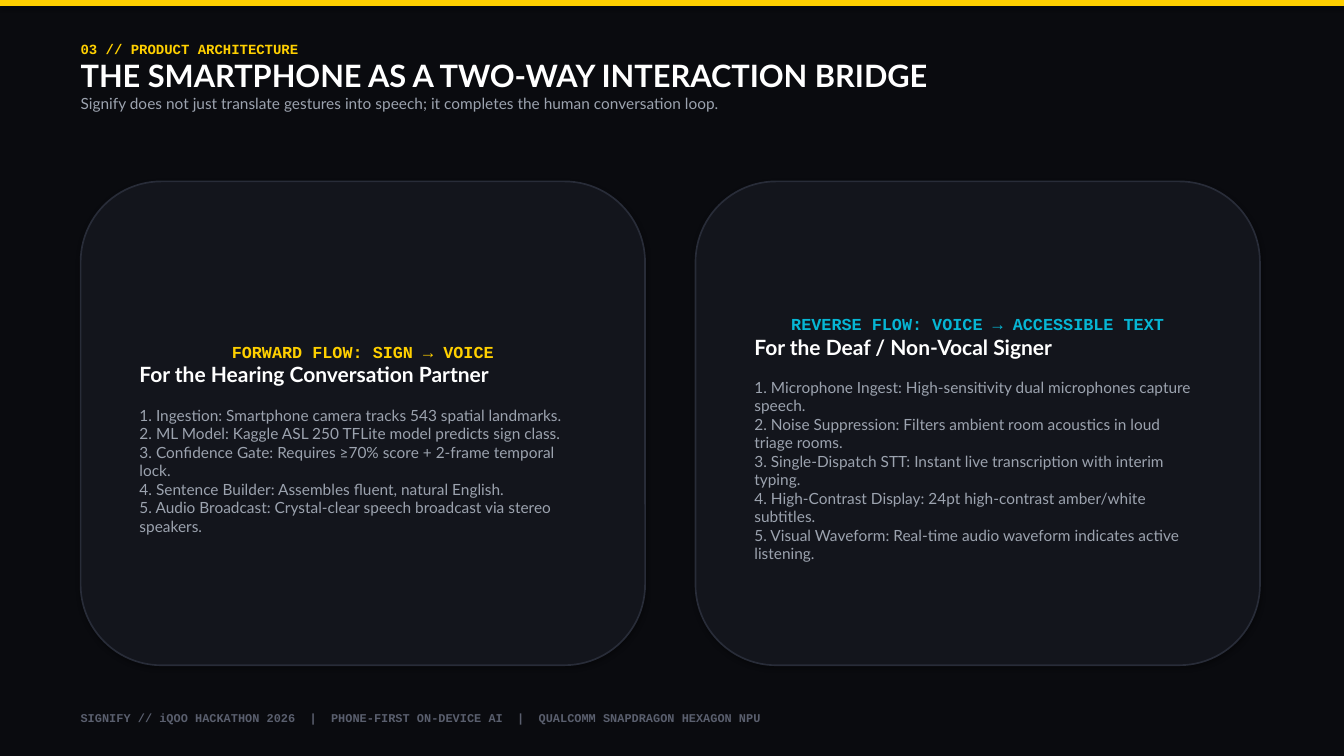
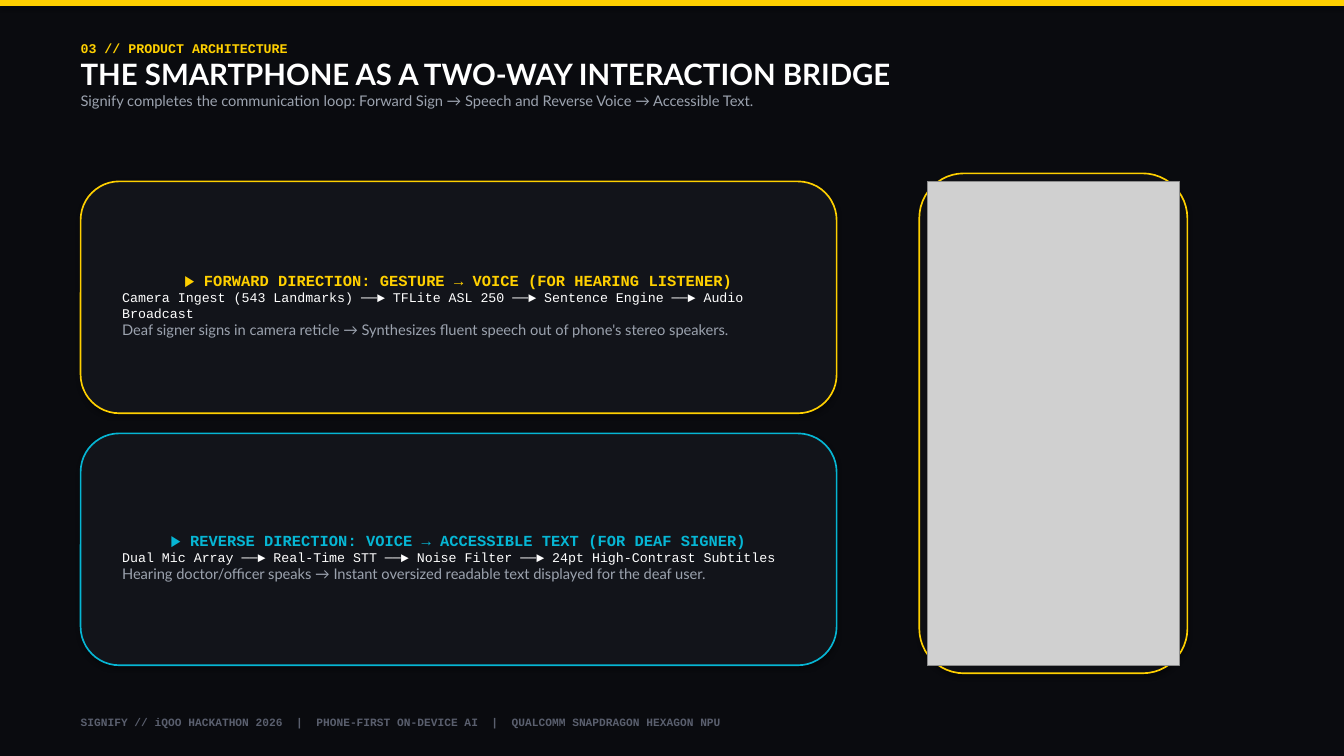
Before and after one commit to WHENKEY2007/signifyprototype, a slide deck: slide 4 of Signify_iQOO_Hackathon_2026_Final.pptx. Drawn at 1344x756 pixels with LibreOffice and Linux fonts; fonts in the diff are those of the drawing; grey boxes stand for pictures. Boxes give left, top, right and bottom in pixels: in the first picture for what was removed or moved away, otherwise in the second. Text is boxed around its words. In the diff, an @@ line names an element or a change of style, - is before the commit and + after.

Commit message:
docs: regenerate 14-slide visual iQOO hackathon deck with embedded screenshots and low text

```diff
--- a/Signify_iQOO_Hackathon_2026_Final.pptx
+++ b/Signify_iQOO_Hackathon_2026_Final.pptx
@@ text at [81,44,891,86]: size 10 to 9.5 pt in "03 // PRODUCT ARCHITECTURE"; size 22 to 21 pt in "THE SMARTPHONE AS A TWO-WAY INTERACTION BRIDGE" @@
@@ text at [81,95,753,109]: text changed; size 11 to 10.5 pt @@
-Signify does not just translate gestures into speech; it completes the human conversation loop.
+Signify completes the communication loop: Forward Sign → Speech and Reverse Voice → Accessible Text.
@@ rounded rectangle added at [920,173,1188,674], fill #0E0F14, outline #FFD000 1.2 pt @@
@@ rounded rectangle "▶ FORWARD DIRECTION: GESTURE → ...": place and size @@
-rounded rectangle "▶ FORWARD DIRECTION: GESTURE → ..." at [81,181,645,665]
+rounded rectangle "▶ FORWARD DIRECTION: GESTURE → ..." at [81,181,837,413]
@@ rounded rectangle "▶ FORWARD DIRECTION: GESTURE → ..." at [81,181,837,413]: fill #13151C to #12141A; outline #282C38 1.2 pt to #FFD000 1.2 pt @@
@@ picture added at [928,181,1180,665] @@
@@ text in rounded rectangle at [122,275,744,338]: text changed; size 11 to 10.5 pt; font Lato to Courier New @@
-FORWARD FLOW: SIGN → VOICE
-For the Hearing Conversation Partner
-1. Ingestion: Smartphone camera tracks 543 spatial landmarks.
-2. ML Model: Kaggle ASL 250 TFLite model predicts sign class.
-3. Confidence Gate: Requires ≥70% score + 2-frame temporal lock.
-4. Sentence Builder: Assembles fluent, natural English.
-5. Audio Broadcast: Crystal-clear speech broadcast via stereo speakers.
+▶ FORWARD DIRECTION: GESTURE → VOICE (FOR HEARING LISTENER)
+Camera Ingest (543 Landmarks) ──► TFLite ASL 250 ──► Sentence Engine ──► Audio Broadcast
+Deaf signer signs in camera reticle → Synthesizes fluent speech out of phone's stereo speakers.
@@ rounded rectangle "▶ REVERSE DIRECTION: VOICE → ...": place and size @@
-rounded rectangle "▶ REVERSE DIRECTION: VOICE → ..." at [696,181,1260,665]
+rounded rectangle "▶ REVERSE DIRECTION: VOICE → ..." at [81,434,837,665]
@@ rounded rectangle "▶ REVERSE DIRECTION: VOICE → ..." at [81,434,837,665]: fill #13151C to #12141A; outline #282C38 1.2 pt to #06B6D4 1.2 pt @@
@@ text in rounded rectangle at [122,535,776,582]: text changed; size 11 to 10.5 pt; font Lato to Courier New @@
-REVERSE FLOW: VOICE → ACCESSIBLE TEXT
-For the Deaf / Non-Vocal Signer
-1. Microphone Ingest: High-sensitivity dual microphones capture speech.
-2. Noise Suppression: Filters ambient room acoustics in loud triage rooms.
-3. Single-Dispatch STT: Instant live transcription with interim typing.
-4. High-Contrast Display: 24pt high-contrast amber/white subtitles.
-5. Visual Waveform: Real-time audio waveform indicates active listening.
+▶ REVERSE DIRECTION: VOICE → ACCESSIBLE TEXT (FOR DEAF SIGNER)
+Dual Mic Array ──► Real-Time STT ──► Noise Filter ──► 24pt High-Contrast Subtitles
+Hearing doctor/officer speaks → Instant oversized readable text displayed for the deaf user.
@@ text "SIGNIFY // iQOO HACKATHON 2026 ..." at [81,719,720,728]: size 8.5 to 8 pt @@
```
Also in this commit, not shown: 9 other slides changed, 4 slides added, 4 slides removed, 1 other file.
